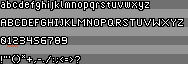
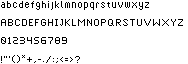
Two versions of the same layered image (188 × 64). Layer-by-layer changes:
added layer "fontBigWhiteRim" above "fontBigBlackRim" over [0, 0, 184, 64]
hid group "fontBigBlackRim" (5 layers) over [0, 0, 184, 64]
hid "MEASURE" over [7, 45, 18, 47]
hid group "BG" (4 layers) over [0, 0, 188, 64]
